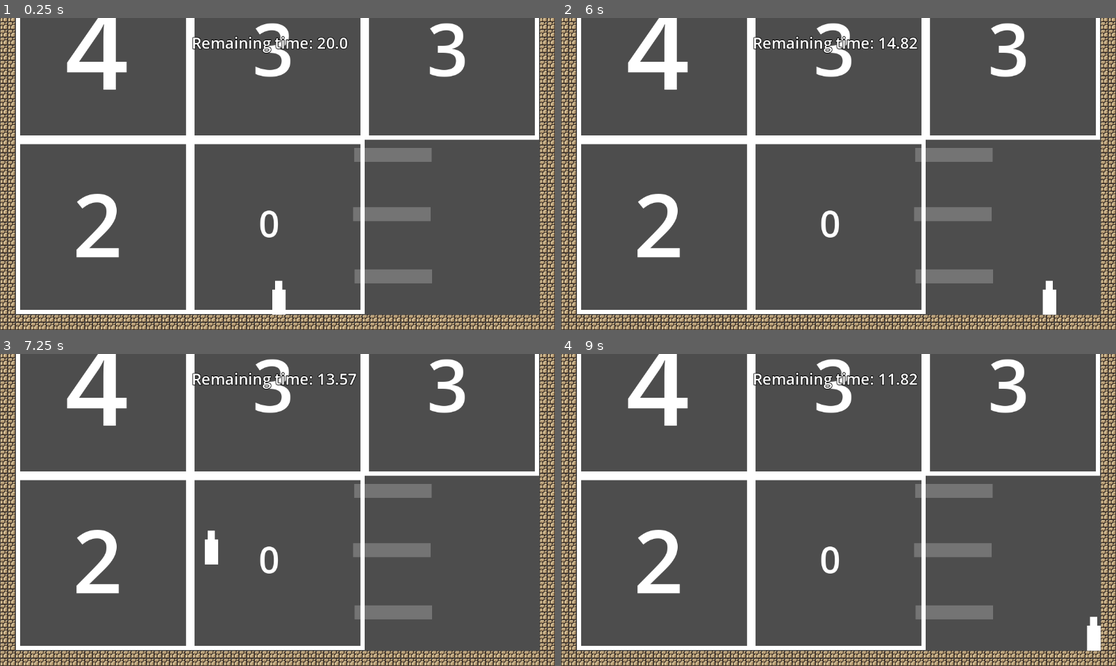
Above: before the commit, frames 1-4 (two rows, left to right).
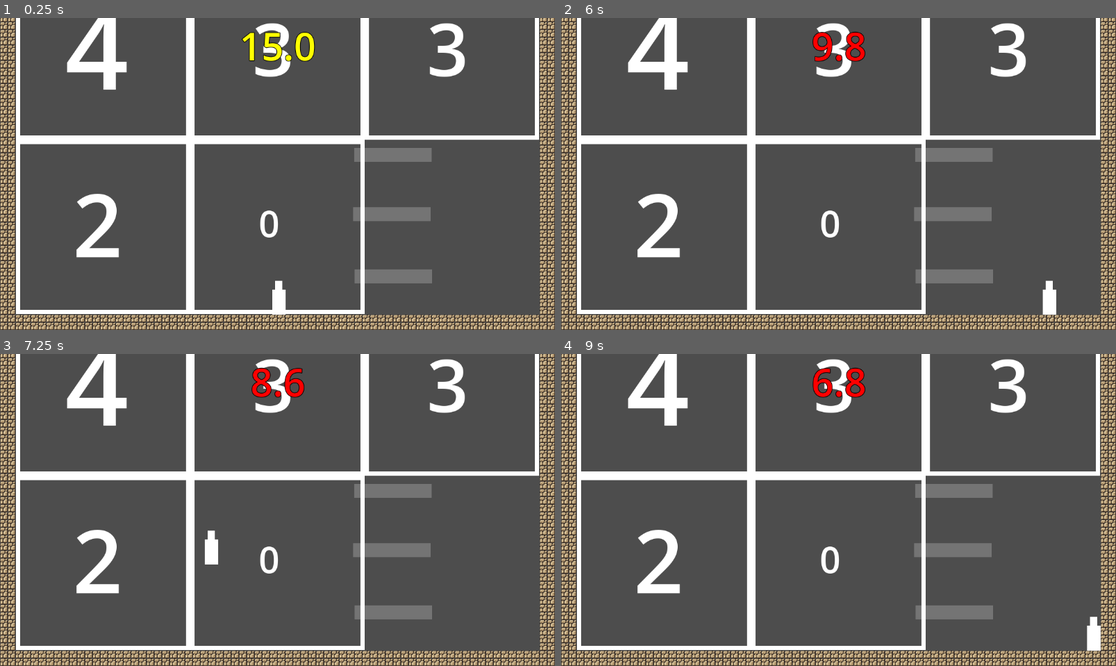
Above: after the commit, the same moments.

Repository: Maurcy/YOG-cursed-ascent
Game: Godot game, scene res://scenes/game.tscn
Same seed, same stepped clock (60 frames per second), same inputs: the game is played once before the commit and once after it.
Inputs:
- Up to frame 1 (0.25 s): no input
- Up to frame 2 (6 s): tap Enter at 0.5 s; hold D (moveRight) 0.53-2.03 s; tap Shift (dash) every 1.5 s from 0.6 to 5.1 s; tap W (jump) at 0.77, 1.52, 3.02, 3.77, 4.52 s; tap Tab every 1.5 s from 1.35 to 5.85 s; hold A (moveLeft) 2.03-2.78 s; hold D (moveRight) 2.78-4.28 s; hold A (moveLeft) 4.28-5.03 s; hold D (moveRight) 5.03-5.78 s; hold A (moveLeft) from 5.78 s (still down)
- Up to frame 3 (7.25 s): keep holding A (moveLeft); tap W (jump) at 6.02, 6.77 s; tap Shift (dash) at 6.6 s
- Up to frame 4 (9 s): release A (moveLeft) at 7.28 s; hold D (moveRight) from 7.28 s (still down); tap Tab at 7.35, 8.85 s; tap W (jump) at 7.52 s; tap Shift (dash) at 8.1 s

The runs differ from the first frame. In frame 1, 1.0% of the frame differs, in the area x 34-63%, y 4-15%; in frame 2, 1.0%; in frame 3, 1.0%; in frame 4, 1.0%.

Commit message:
Anchored timer to center and changed size, changed level timer to 15 seconds for testing purposes, text now changes color when it reaches 30 and 10 seconds, dislays milisecond when below one minute

Diff:
--- a/cursed-ascent/hud.tscn
+++ b/cursed-ascent/hud.tscn
@@ -18,12 +18,17 @@
 size_flags_vertical = 4
 
 [node name="levelTimerDisplay" type="Label" parent="Control"]
-layout_mode = 0
-offset_left = 398.0
-offset_right = 650.0
+layout_mode = 1
+anchors_preset = 5
+anchor_left = 0.5
+anchor_right = 0.5
+offset_left = -57.5
+offset_right = 57.5
 offset_bottom = 99.0
+grow_horizontal = 2
 theme_override_colors/font_outline_color = Color(0, 0, 0, 1)
 theme_override_constants/outline_size = 5
-theme_override_font_sizes/font_size = 32
-text = "Remaining time:"
+theme_override_font_sizes/font_size = 80
+text = "40"
+horizontal_alignment = 1
 vertical_alignment = 1
--- a/cursed-ascent/scripts/game_manager.gd
+++ b/cursed-ascent/scripts/game_manager.gd
@@ -1,5 +1,5 @@
 extends Node
-var levelTime = 20
+var levelTime = 15
 var remainingLevelTime
 var timeUp = false;
 @onready var levelTimer: Timer = $levelTimer
--- a/cursed-ascent/scripts/hud.gd
+++ b/cursed-ascent/scripts/hud.gd
@@ -10,6 +10,17 @@
 
 # Called every frame. 'delta' is the elapsed time since the previous frame.
 func _process(delta: float):
-	levelTimerDisplay.text = "Remaining time: " + str(snapped(game_manager.remainingLevelTime, 0.01))
+	# if there's only less than a minute, starts displaying miliseconds
+	if game_manager.remainingLevelTime <= 60:
+		levelTimerDisplay.text = "%.1f" % game_manager.remainingLevelTime
+	else:
+		levelTimerDisplay.text = "%.0f" % game_manager.remainingLevelTime
+
+	if game_manager.remainingLevelTime <= 30:
+		levelTimerDisplay.add_theme_color_override("font_color", Color(1.0,1.0,0.0,1.0))
+
+	if game_manager.remainingLevelTime <= 10:
+		levelTimerDisplay.add_theme_color_override("font_color", Color(1.0,0.0,0.0,1.0))
+
 	if game_manager.timeUp:
 		levelTimerDisplay.text = "Time's up!"
